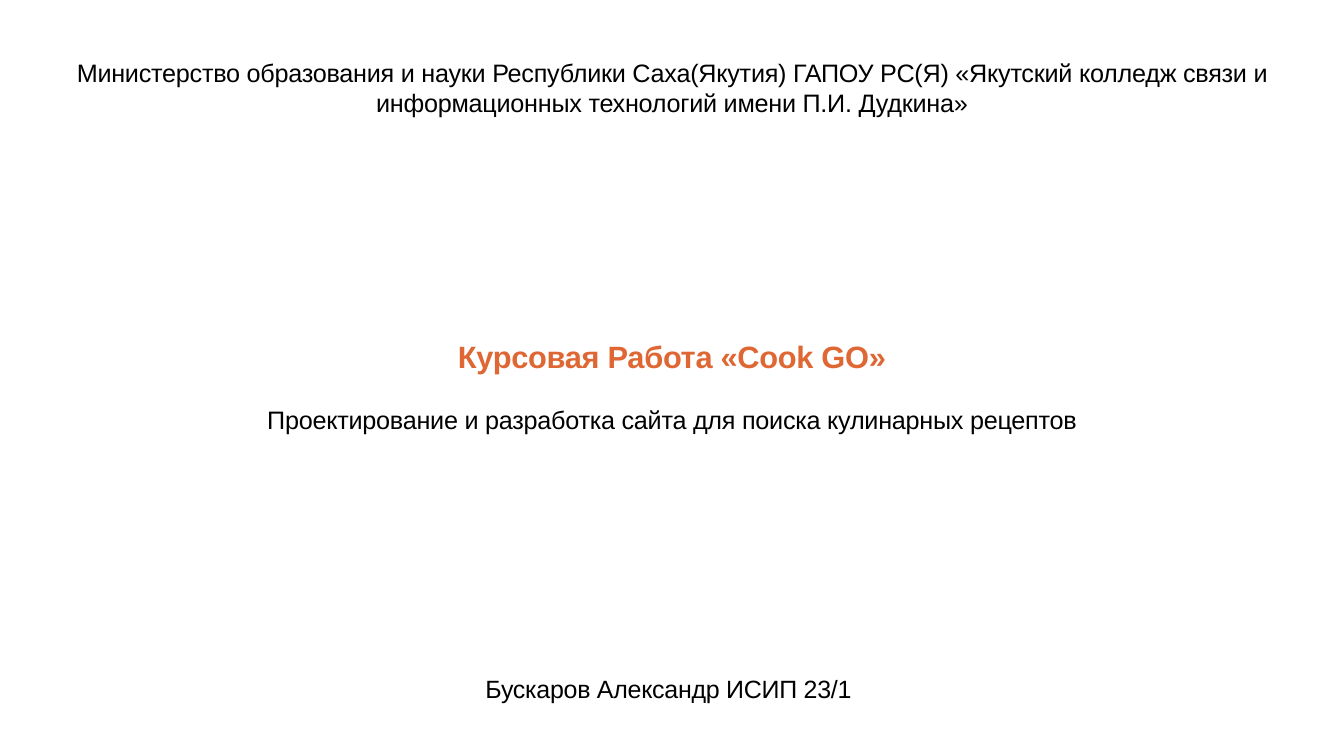
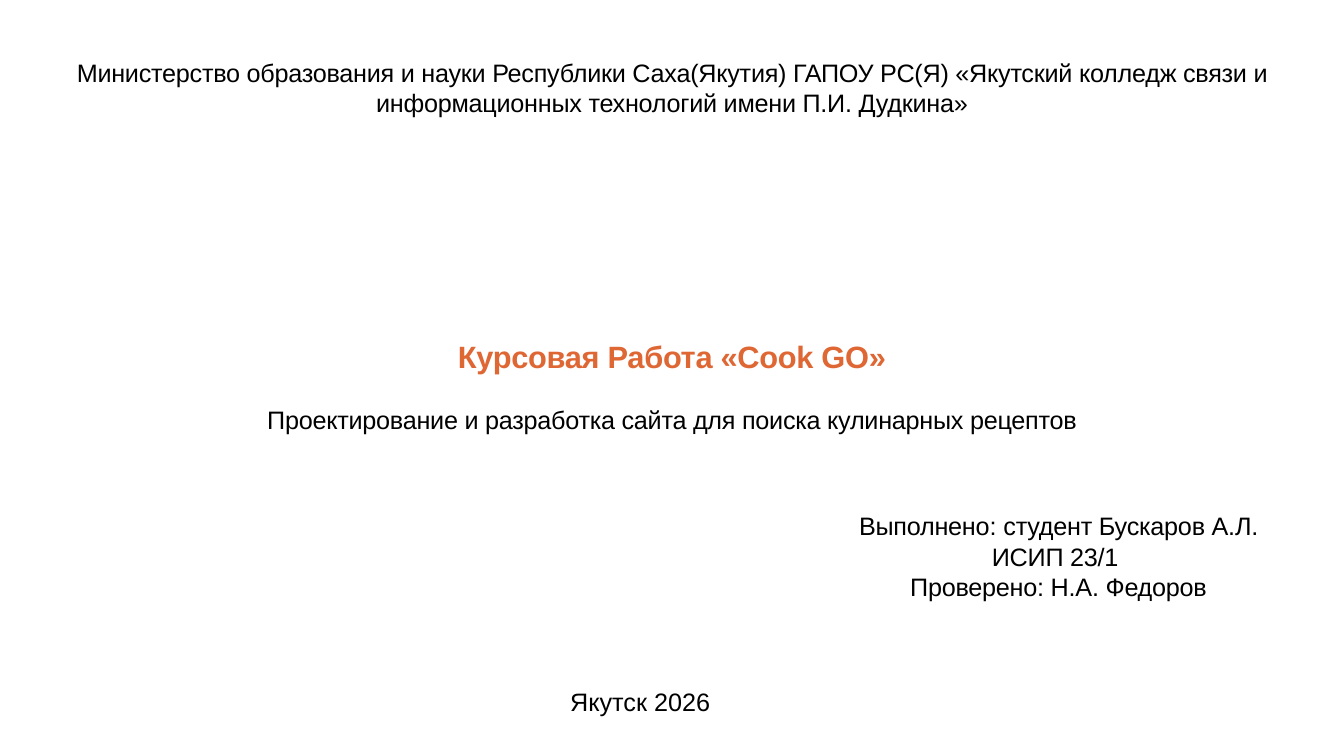
Before and after one commit to disaest/project-tpo, a slide deck: slide 1 of buskarov_pwp.pptx. Drawn at 1344x756 pixels with LibreOffice and Linux fonts; fonts in the diff are those of the drawing. Boxes give left, top, right and bottom in pixels: in the first picture for what was removed or moved away, otherwise in the second. Text is boxed around its words. In the diff, an @@ line names an element or a change of style, - is before the commit and + after.

```diff
--- a/buskarov_pwp.pptx
+++ b/buskarov_pwp.pptx
@@ text at bbox=[859, 517, 1259, 602]: text changed; size 35.6 to 36 pt @@
-Бускаров Александр ИСИП 23/1
+Выполнено: студент Бускаров А.Л. ИСИП 23/1
+Проверено: Н.А. Федоров
@@ text added at bbox=[570, 693, 710, 717], 36 pt, text #000000 @@
+Якутск 2026
```
Also in this commit, not shown: 3 other slides changed, 2 slides added, 1 slide removed.
